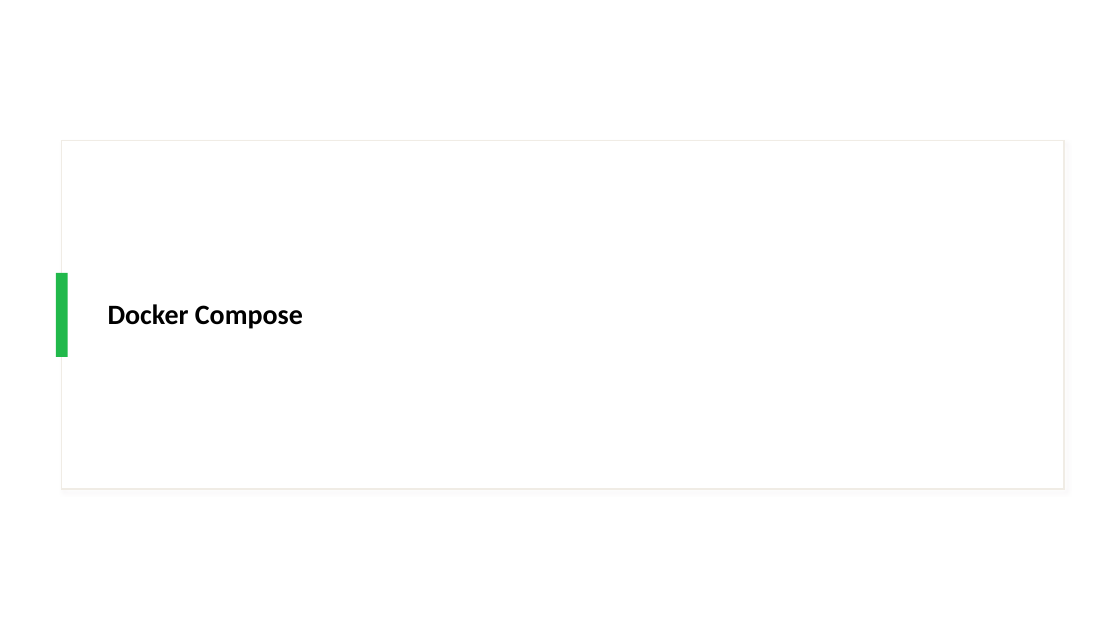
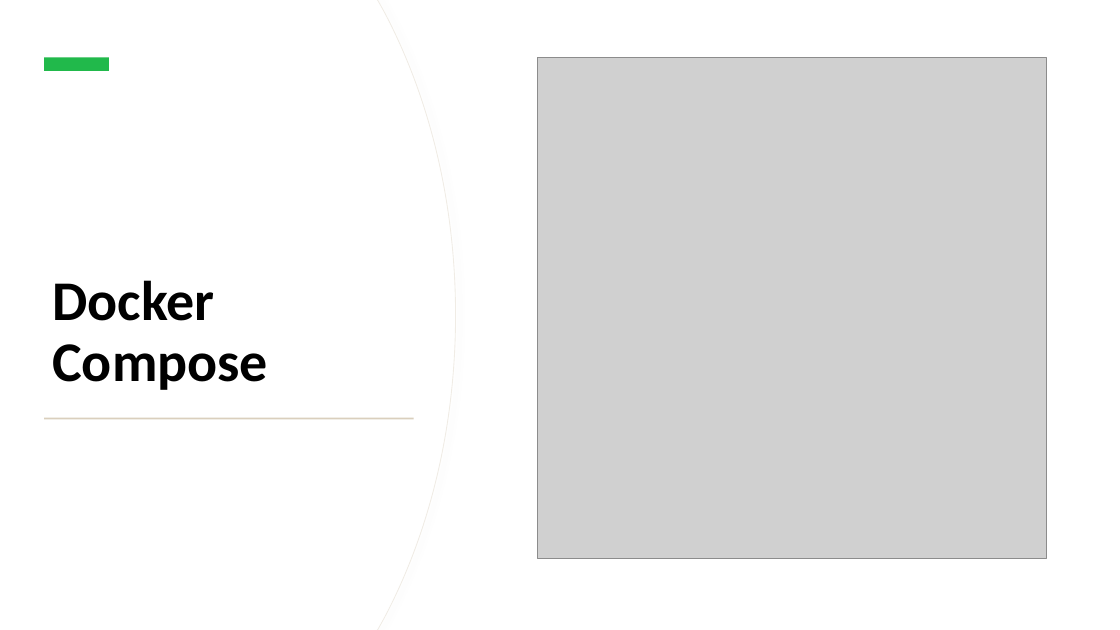
Before and after one commit to IPSSIASIDEV2/Jedy-DockerKubernetes-Formation, a slide deck: slide 23 of Cours/Cours.pptx. Drawn at 1120x630 pixels with LibreOffice and Linux fonts; fonts in the diff are those of the drawing; grey boxes stand for pictures. Boxes give left, top, right and bottom in pixels: in the first picture for what was removed or moved away, otherwise in the second. Text is boxed around its words. In the diff, an @@ line names an element or a change of style, - is before the commit and + after.

Commit message:
up

```diff
--- a/Cours/Cours.pptx
+++ b/Cours/Cours.pptx
@@ rectangle added at (0, 0, 1120, 630), fill #FFFFFF @@
@@ freeform shape added at (0, 0, 455, 630), fill #FFFFFF, outline #F0ECE5 0.75 pt @@
@@ freeform shape added at (0, 0, 455, 630), fill #FFFFFF @@
@@ rectangle added at (44, 58, 109, 71), fill #21B94B @@
@@ picture added at (538, 57, 1047, 559) @@
@@ title "Docker Compose": place and size @@
-title "Docker Compose" at (108, 304, 303, 329)
+title "Docker Compose" at (52, 280, 268, 390)
@@ title "Docker Compose" at (52, 280, 268, 390): size 24 to 48 pt; vertical alignment middle to bottom @@
@@ rectangle removed at (56, 273, 68, 357) @@
@@ rectangle added at (45, 418, 414, 419), fill #DACFBD @@
```
Also in this commit, not shown: 6 other slides changed, 2 slides added, 1 slide removed.
